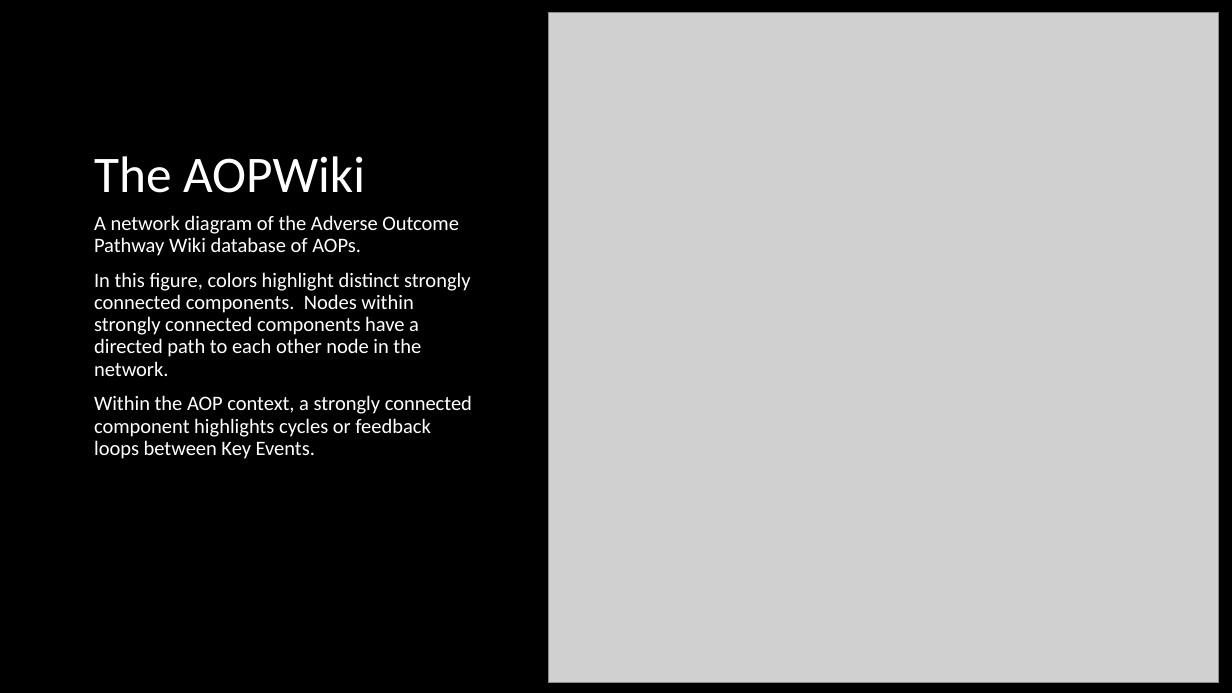
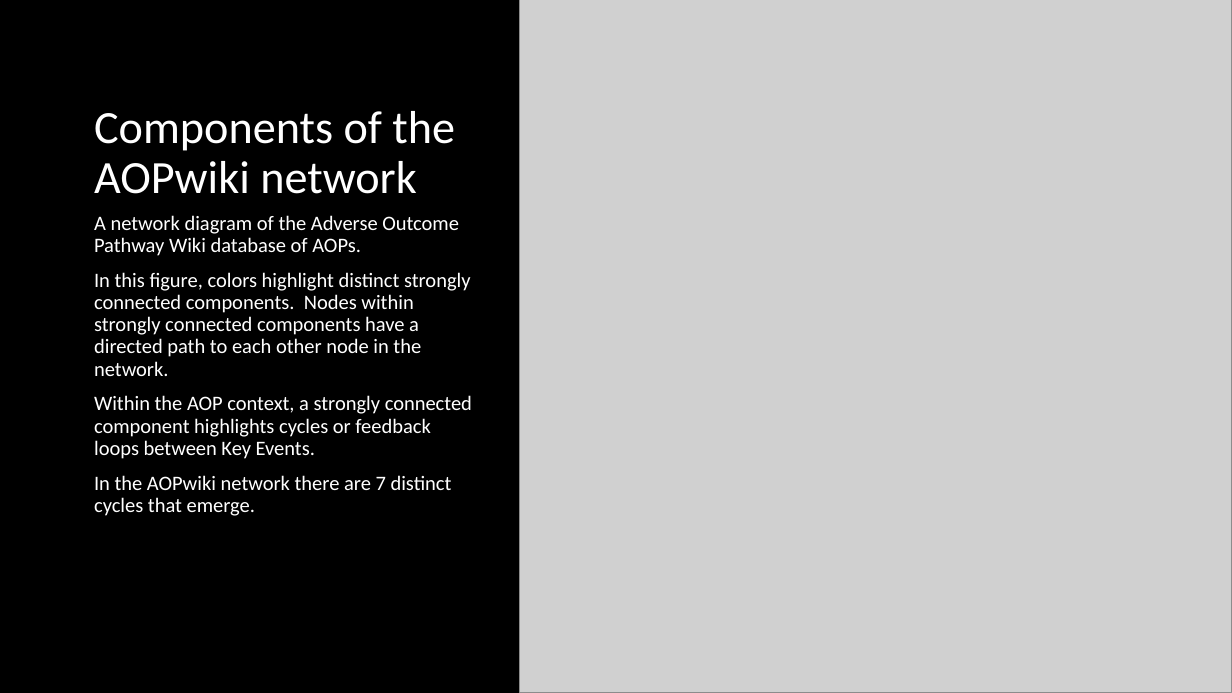
Before and after one commit to npollesch/AOPWiki, a slide deck: slide 4 of AOPwiki_analysis_ccs.pptx. Drawn at 1232x693 pixels with LibreOffice and Linux fonts; fonts in the diff are those of the drawing; grey boxes stand for pictures. Boxes give left, top, right and bottom in pixels: in the first picture for what was removed or moved away, otherwise in the second. Text is boxed around its words. In the diff, an @@ line names an element or a change of style, - is before the commit and + after.

```diff
--- a/AOPwiki_analysis_ccs.pptx
+++ b/AOPwiki_analysis_ccs.pptx
@@ picture: place and size @@
-picture at [549, 12, 1219, 682]
+picture at [519, 0, 1232, 693]
@@ picture removed at [549, 25, 1216, 670] @@
@@ title at [94, 111, 455, 194]: text changed; size 40 to 36 pt @@
-The AOPWiki
+Components of the AOPwiki network
@@ text at [94, 475, 452, 516]: paragraph added @@
+In the AOPwiki network there are 7 distinct cycles that emerge.
```
Also in this commit, not shown: 3 other slides changed, 1 slide added, 2 other files.
